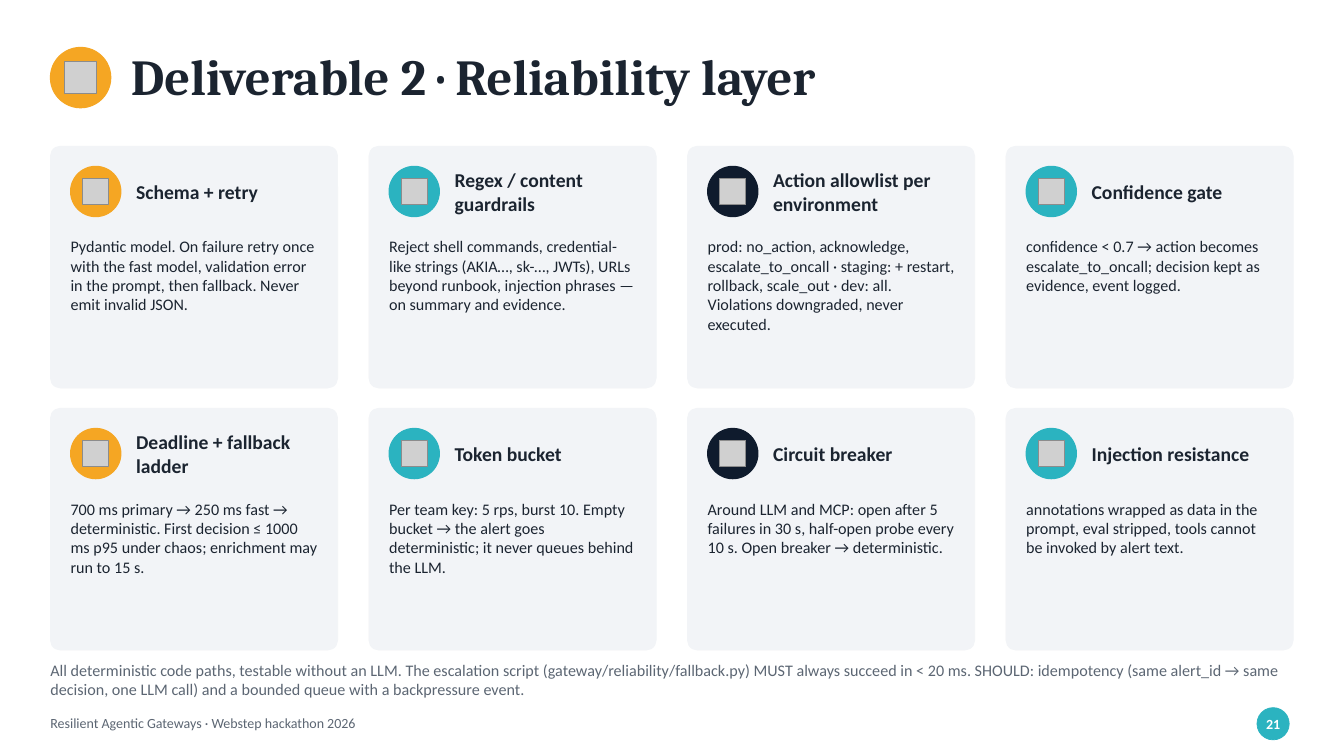
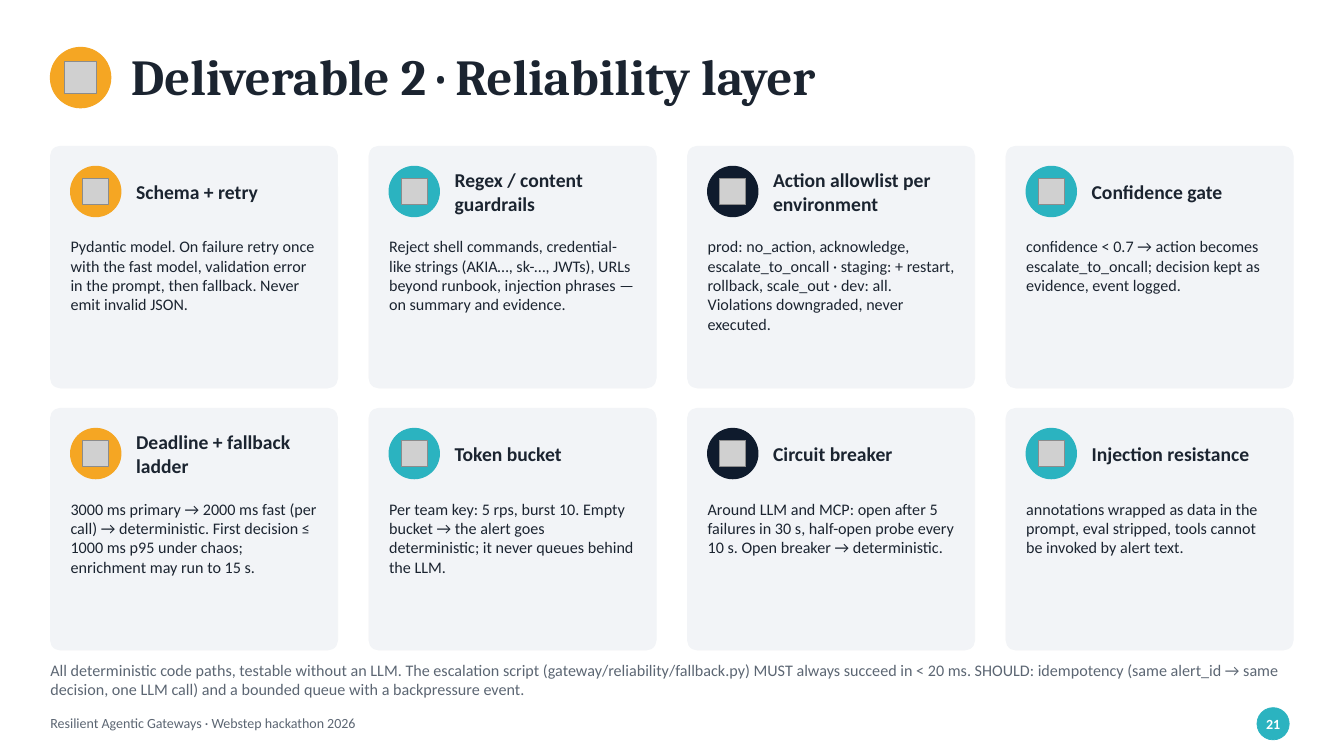
Before and after one commit to Villu/hackathon, a slide deck: slide 21 of slides/hackathon-slides.pptx. Drawn at 1344x756 pixels with LibreOffice and Linux fonts; fonts in the diff are those of the drawing; grey boxes stand for pictures. Boxes give left, top, right and bottom in pixels: in the first picture for what was removed or moved away, otherwise in the second. Text is boxed around its words. In the diff, an @@ line names an element or a change of style, - is before the commit and + after.

```diff
--- a/slides/hackathon-slides.pptx
+++ b/slides/hackathon-slides.pptx
@@ text at <box>71,503,317,576</box>: text changed @@
-700 ms primary → 250 ms fast → deterministic. First decision ≤ 1000 ms p95 under chaos; enrichment may run to 15 s.
+3000 ms primary → 2000 ms fast (per call) → deterministic. First decision ≤ 1000 ms p95 under chaos; enrichment may run to 15 s.
```
Also in this commit, not shown: 3 other slides changed, 6 other files.
